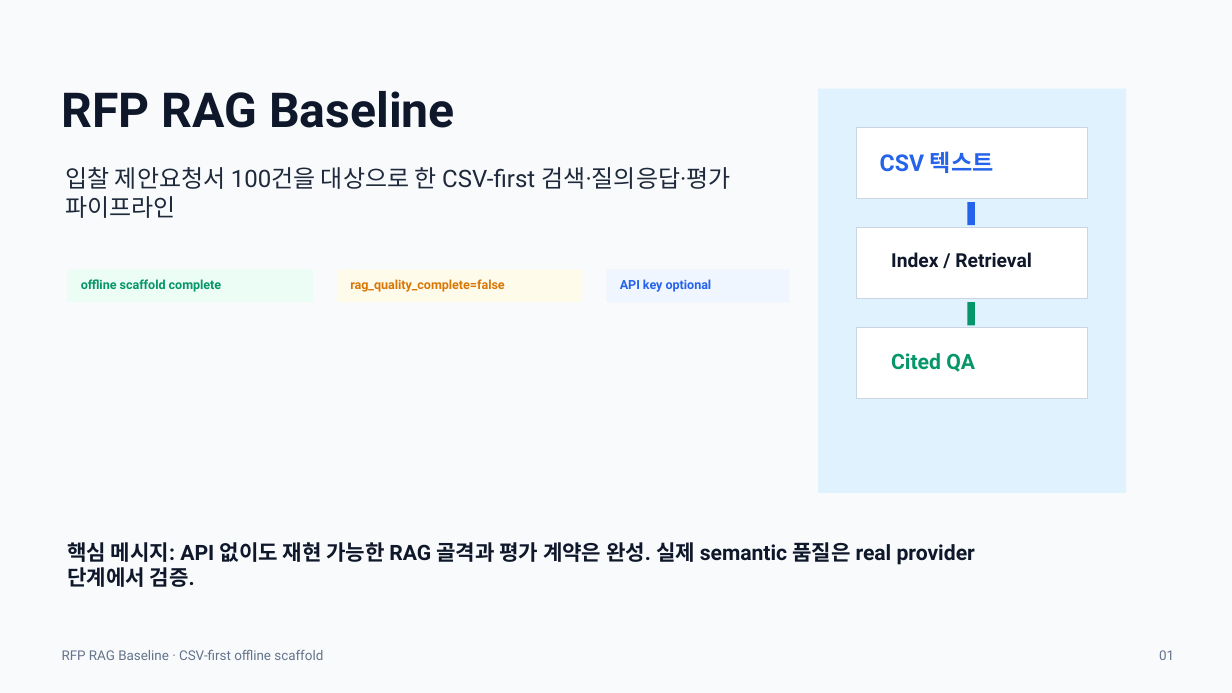
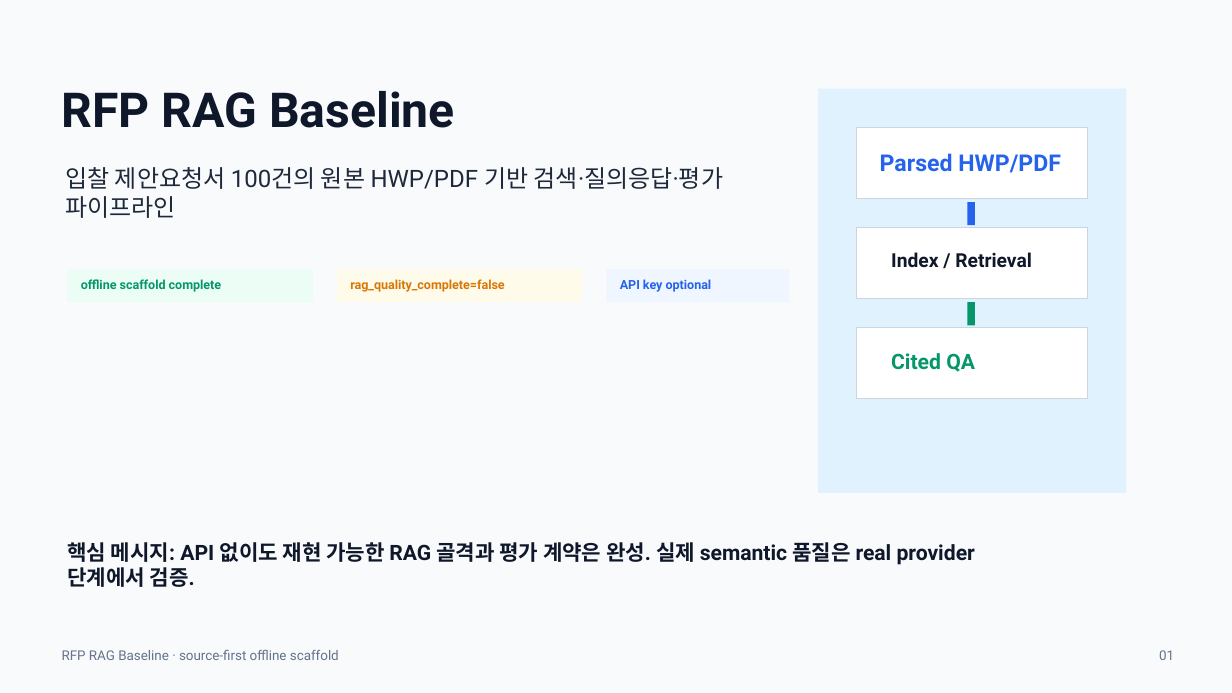
Before and after one commit to hskim-solv/rfp-rag, a slide deck: slide 1 of deliverables/rfp-rag-baseline-presentation.pptx. Drawn at 1232x693 pixels with LibreOffice and Linux fonts; fonts in the diff are those of the drawing. Boxes give left, top, right and bottom in pixels: in the first picture for what was removed or moved away, otherwise in the second. Text is boxed around its words. In the diff, an @@ line names an element or a change of style, - is before the commit and + after.

Commit message:
feat: make RAG indexing source-first

```diff
--- a/deliverables/rfp-rag-baseline-presentation.pptx
+++ b/deliverables/rfp-rag-baseline-presentation.pptx
@@ text at (x1=65, y1=167, x2=723, y2=218): text changed @@
-입찰 제안요청서 100건을 대상으로 한 CSV-first 검색·질의응답·평가 파이프라인
+입찰 제안요청서 100건의 원본 HWP/PDF 기반 검색·질의응답·평가 파이프라인
@@ text at (x1=880, y1=153, x2=1061, y2=173): text changed @@
-CSV 텍스트
+Parsed HWP/PDF
@@ text at (x1=62, y1=650, x2=339, y2=660): text changed @@
-RFP RAG Baseline · CSV-first offline scaffold
+RFP RAG Baseline · source-first offline scaffold
```
Also in this commit, not shown: 9 other slides changed, 23 other files.
